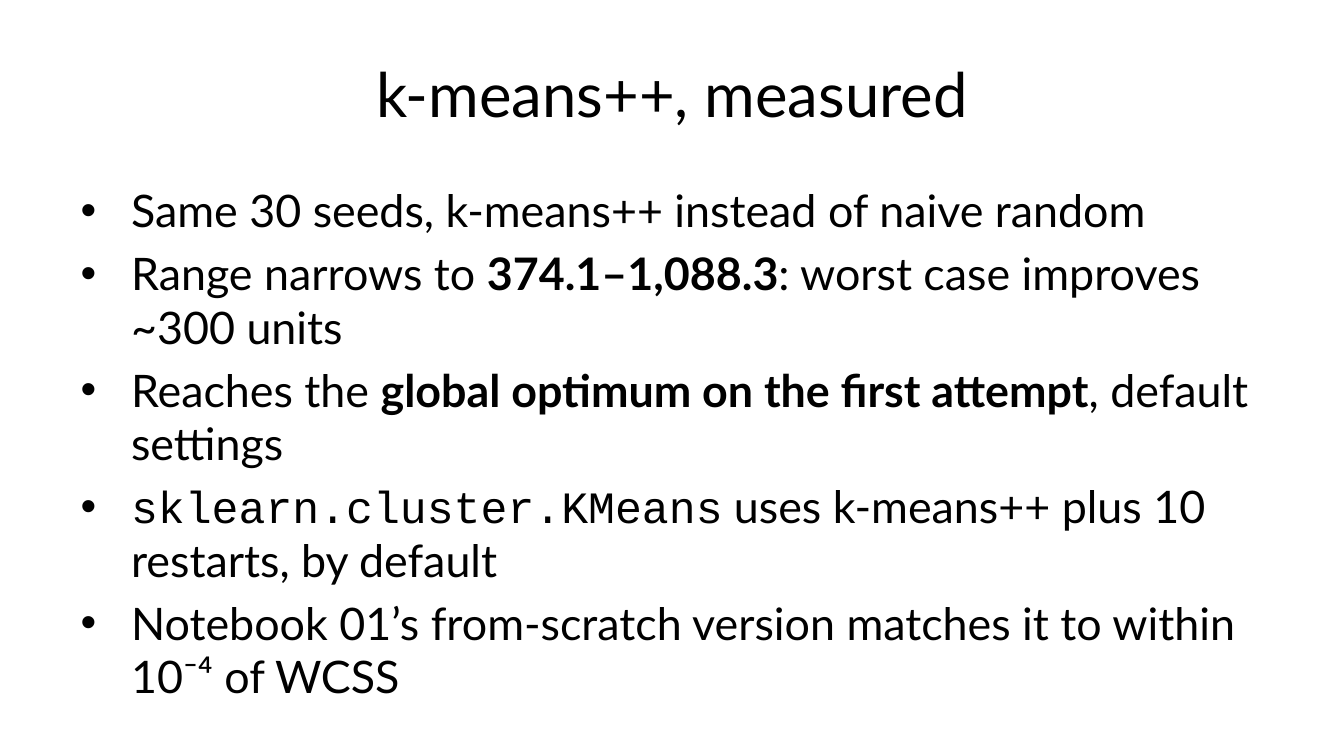
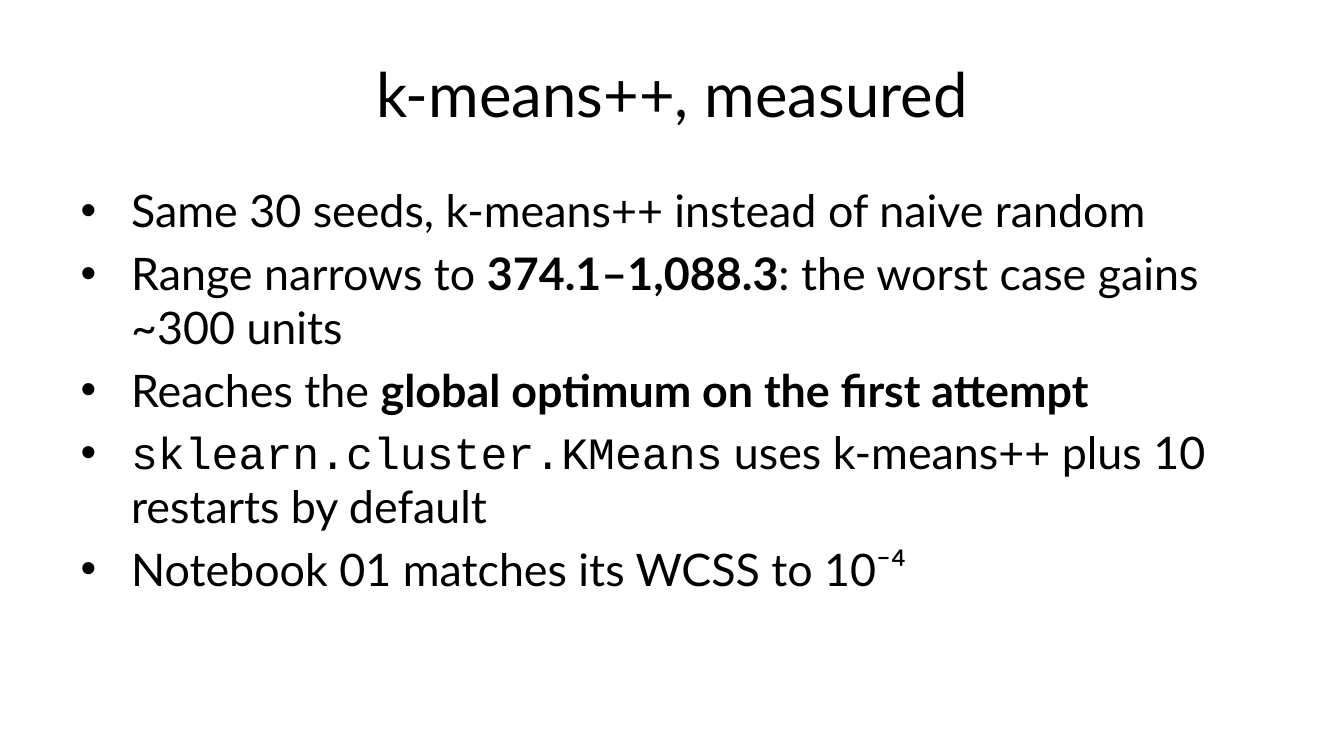
Before and after one commit to fabioantonini/technologies-for-artificial-intelligence, a slide deck: slide 16 of Lessons/08_unsupervised_learning/Slides/unsupervised_learning_slides.pptx. Drawn at 1344x756 pixels with LibreOffice and Linux fonts; fonts in the diff are those of the drawing; background and template pictures are left out. Boxes give left, top, right and bottom in pixels: in the first picture for what was removed or moved away, otherwise in the second. Text is boxed around its words. In the diff, an @@ line names an element or a change of style, - is before the commit and + after.

```diff
--- a/Lessons/08_unsupervised_learning/Slides/unsupervised_learning_slides.pptx
+++ b/Lessons/08_unsupervised_learning/Slides/unsupervised_learning_slides.pptx
@@ text at [131, 257, 1205, 587]: text changed @@
-• Range narrows to 374.1–1,088.3: worst case improves ~300 units
-• Reaches the global optimum on the first attempt, default settings
-• sklearn.cluster.KMeans uses k-means++ plus 10 restarts, by default
-• Notebook 01’s from-scratch version matches it to within 10⁻⁴ of WCSS
+• Range narrows to 374.1–1,088.3: the worst case gains ~300 units
+• Reaches the global optimum on the first attempt
+• sklearn.cluster.KMeans uses k-means++ plus 10 restarts by default
+• Notebook 01 matches its WCSS to 10⁻⁴
```
Also in this commit, not shown: 6 other slides changed, 12 other files.
